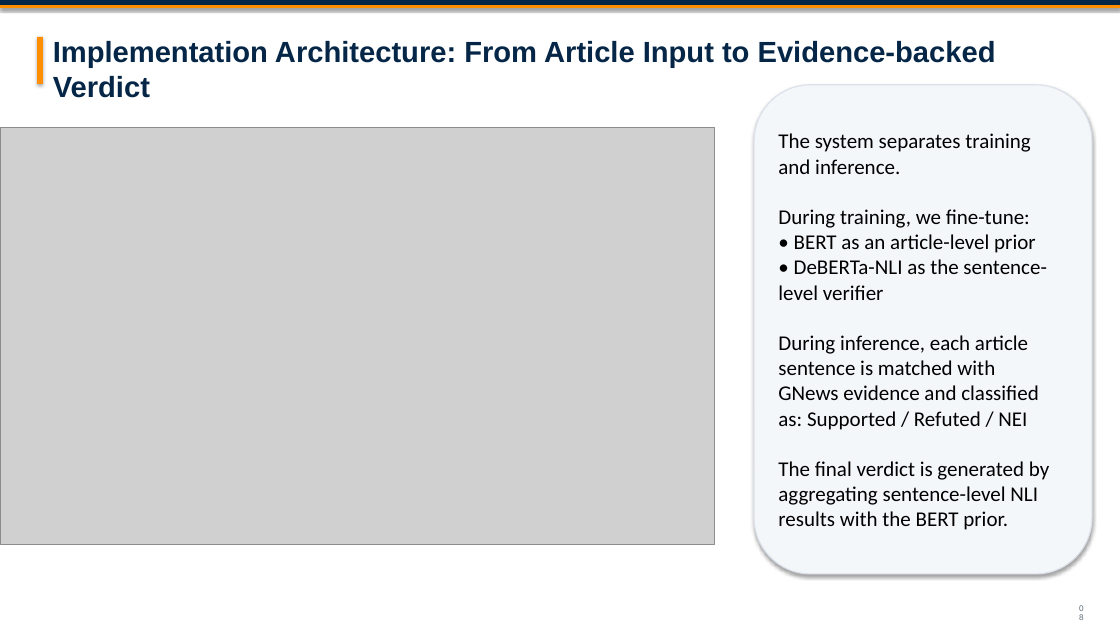
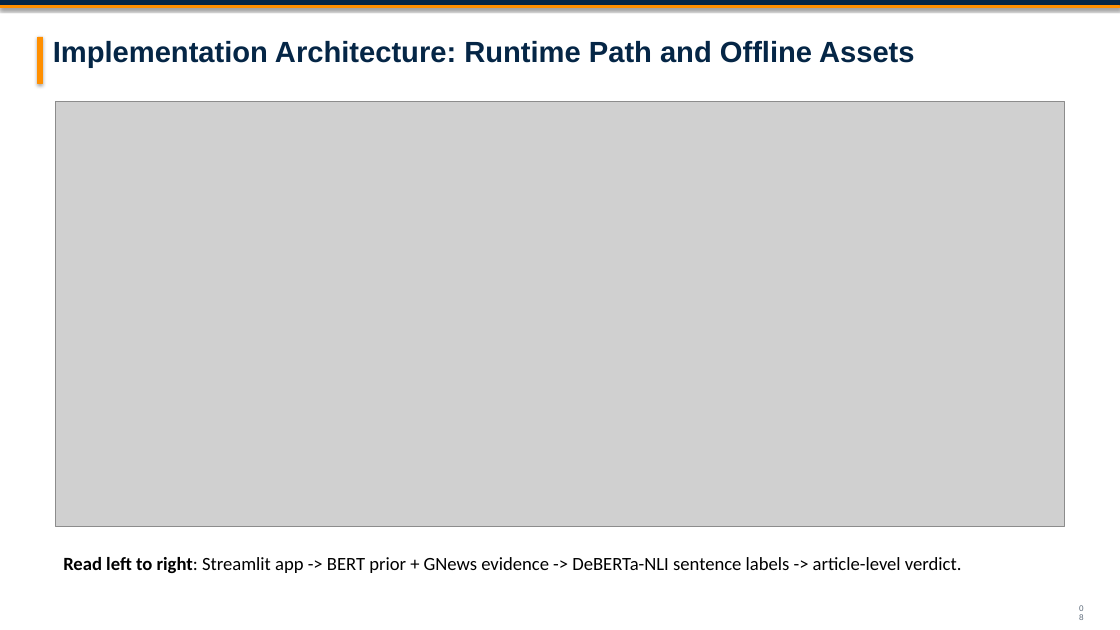
Before and after one commit to YuchenSun1112/Fake-News-Detection-and-Analysis-System-for-Online-News-and-Social-Media, a slide deck: slide 8 of submission/slides.pptx. Drawn at 1120x630 pixels with LibreOffice and Linux fonts; fonts in the diff are those of the drawing; grey boxes stand for pictures. Boxes give left, top, right and bottom in pixels: in the first picture for what was removed or moved away, otherwise in the second. Text is boxed around its words. In the diff, an @@ line names an element or a change of style, - is before the commit and + after.

```diff
--- a/submission/slides.pptx
+++ b/submission/slides.pptx
@@ text at box(53, 41, 915, 68): text changed @@
-Implementation Architecture: From Article Input to Evidence-backed Verdict
+Implementation Architecture: Runtime Path and Offline Assets
@@ rounded rectangle removed at box(755, 85, 1092, 574) @@
@@ picture: place and size @@
-picture at box(0, 127, 715, 544)
+picture at box(55, 102, 1065, 527)
@@ text at box(63, 557, 962, 573): text changed; size 18 to 16 pt @@
-The system separates training and inference.
-During training, we fine-tune:
-• BERT as an article-level prior
-• DeBERTa-NLI as the sentence-level verifier
-During inference, each article sentence is matched with GNews evidence and classified as: Supported / Refuted / NEI
-The final verdict is generated by aggregating sentence-level NLI results with the BERT prior.
+Read left to right: Streamlit app -> BERT prior + GNews evidence -> DeBERTa-NLI sentence labels -> article-level verdict.
```
Also in this commit, not shown: 13 other slides changed, 2 slides removed, 28 other files.
